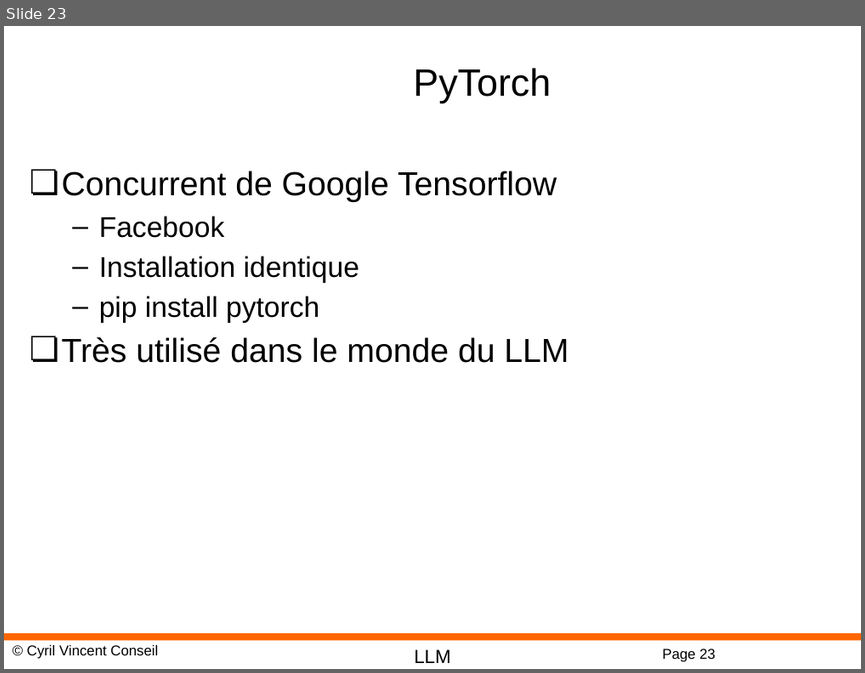
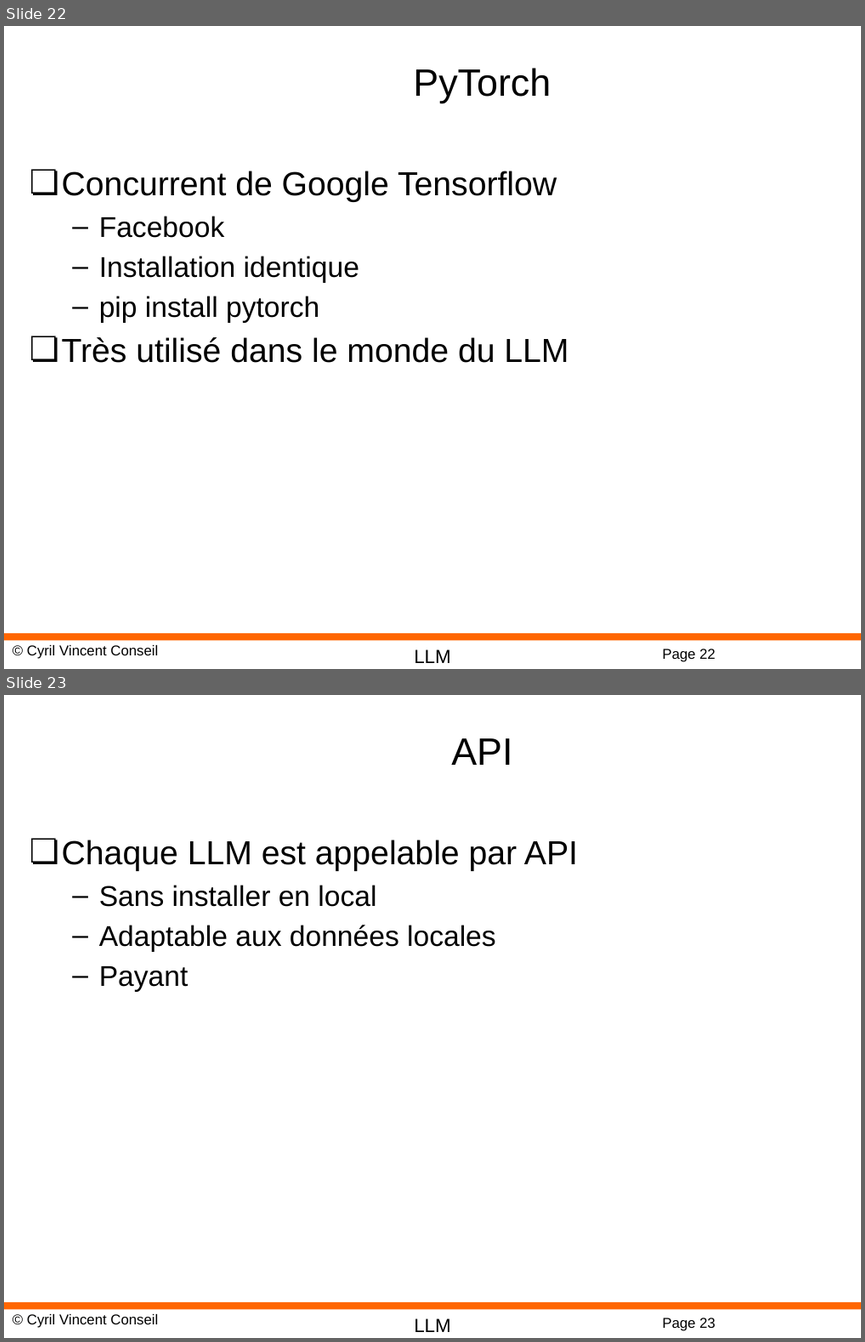
Before and after one commit to cyrilvincent/IA-LLM, a slide deck: AI09-UseMode.pptx. Shown one above the other, each under a label of ours: slide 23 before the commit, slides 22 and 23 after it. The pictures are 865x673 and 865x1342 pixels, drawn with LibreOffice and Linux fonts; fonts in the diff are those of the drawing; background and template pictures are left out. Boxes give left, top, right and bottom in pixels: in the first picture for what was removed or moved away, otherwise in the second. Text is boxed around its words. In the diff, an @@ line names an element or a change of style, - is before the commit and + after.

```diff
--- a/AI09-UseMode.pptx
+++ b/AI09-UseMode.pptx
@@ slide 23 added at bbox=[4, 695, 861, 1338], background #FFFFFF; not listed: 4 template elements that a slide beside it also shows @@
@@ title added at bbox=[451, 738, 512, 765], 32 pt, text #000000 @@
+API
@@ text added at bbox=[62, 839, 578, 992], 24 pt, text #000000 @@
+❏ Chaque LLM est appelable par API
+  – Sans installer en local
+  – Adaptable aux données locales
+  – Payant
@@ what was slide 23 is now slide 22 @@
@@ page number at bbox=[662, 648, 715, 662]: text changed @@
-Page 23
+Page 22
```
Also in this commit, not shown: 3 slides changed, 1 slide removed, 6 other files.
